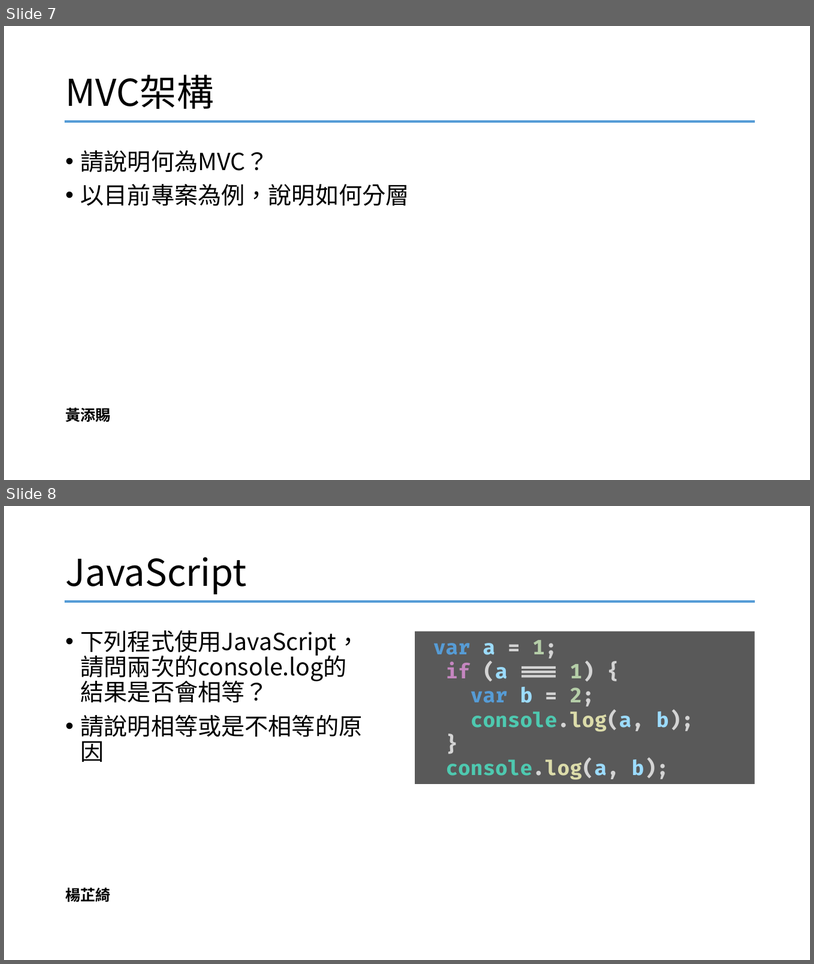
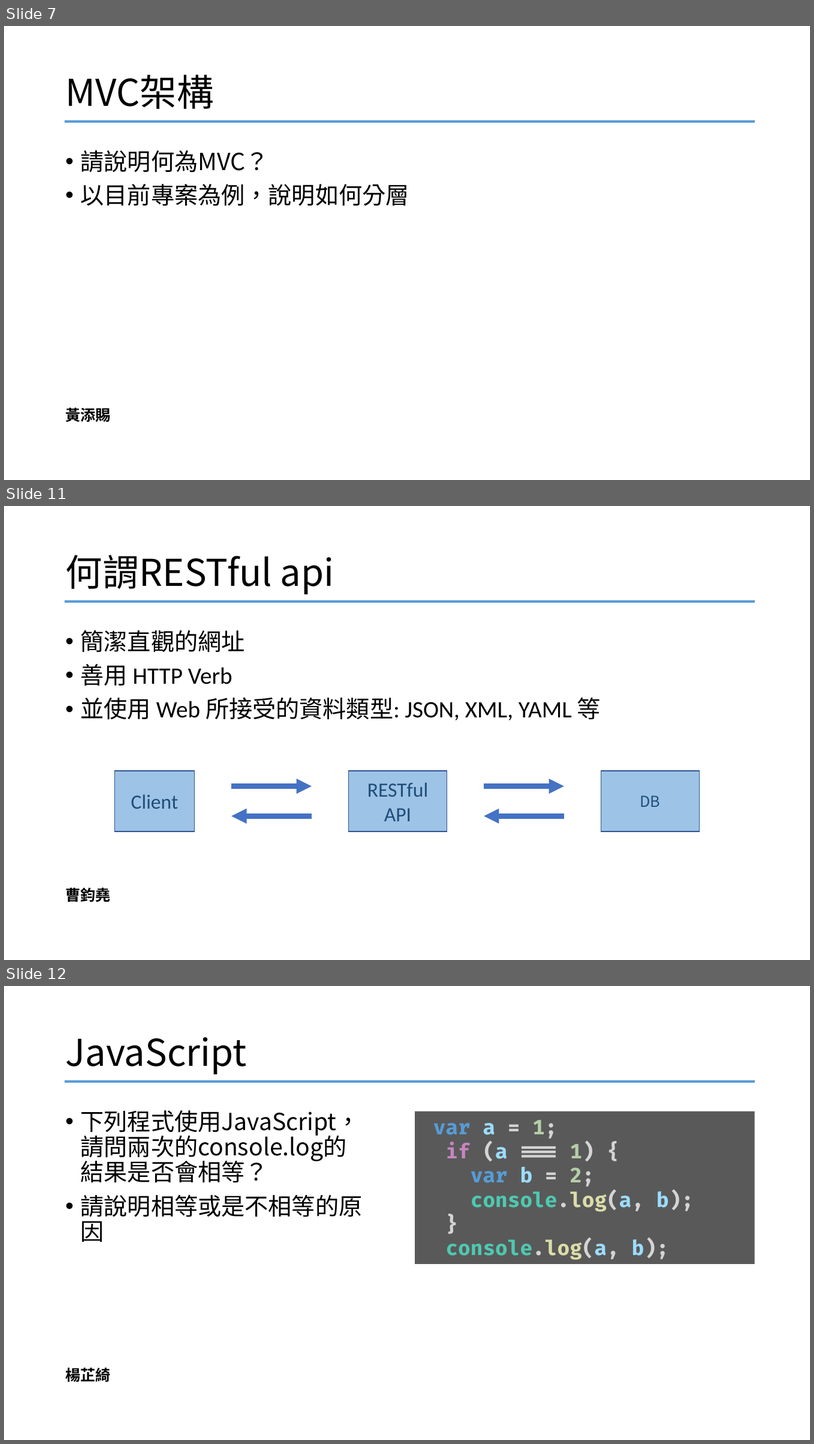
Before and after one commit to YangChihchi/Presentation_Questions, a slide deck: 測驗題.pptx. Shown one above the other, each under a label of ours: slides 7 and 8 before the commit, slides 7, 11 and 12 after it; the slides between them are not shown. The pictures are 814x964 and 814x1444 pixels, drawn with LibreOffice and Linux fonts; fonts in the diff are those of the drawing. Boxes give left, top, right and bottom in pixels: in the first picture for what was removed or moved away, otherwise in the second. Text is boxed around its words. In the diff, an @@ line names an element or a change of style, - is before the commit and + after.

Commit message:
添賜 測驗題(MVC+RESTful API)

```diff
--- a/測驗題.pptx
+++ b/測驗題.pptx
@@ slide 11 added at (4,506,810,960), background #FFFFFF @@
@@ title added at (65,555,335,594), 44 pt, text #000000 @@
+何謂RESTful api
@@ line added from (65, 601) to (755, 601), #569CD6 2.25 pt @@
@@ text added at (81,630,601,720), 28 pt, text #000000 @@
+• 簡潔直觀的網址
+• 善用 HTTP Verb
+• 並使用 Web 所接受的資料類型: JSON, XML, YAML 等
@@ group added at (115,771,699,831): 4 arrows, 3 rectangles @@
+RESTful API
+Client
+DB
@@ text added at (65,887,111,901), 18 pt, text #000000, bold @@
+曹鈞堯
@@ what was slide 8 is now slide 12 @@
```
Also in this commit, not shown: 3 other slides added.
